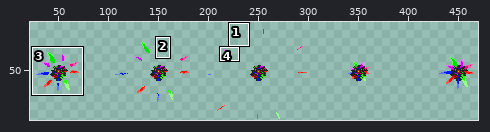
Two versions of one pixel-art file, Assets/Importato/Funny/rock_cristall_attack.aseprite. The picture above shows the old version from afar; the outline marks the close-up.
Close-up. Old version:
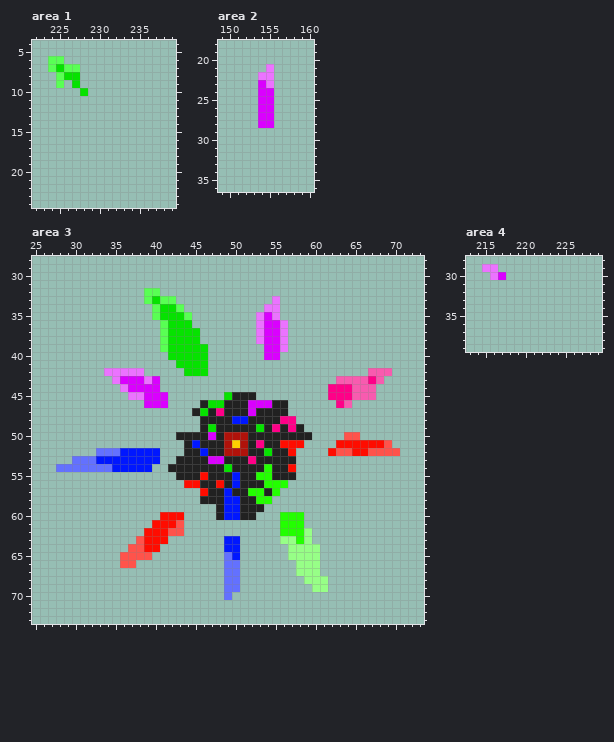
500x100 pixels, 1 frame. Shown: area 1: x 222..239, y 4..24; area 2: x 149..160, y 18..36; area 3: x 25..73, y 28..73; area 4: x 213..229, y 28..39. The wide view leaves out empty margins. The commit also changed other parts of the picture, which this record leaves out.
Once edited:
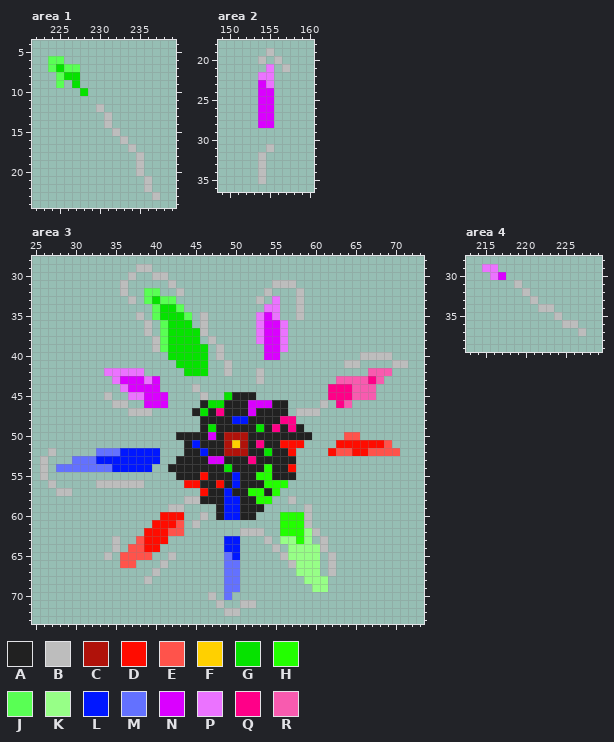
Palette (. is transparent): A #212121  B #bdbdbd  C #b0120a  D #ff0c00  E #ff534b  F #ffd000  G #06e200  H #23ff00  J #59ff54  K #97ff87  L #0017ff  M #6371ff  N #da00ff  P #eb73ff  Q #ff0088  R #f85baf
The exact change:
Area 1:
The edit adds colour B in row 12 at x 230; in rows 13 to 14 at x 231; in row 15 at x 232; in row 16 at x 233; in row 17 at x 234; in rows 18 to 20 at x 235.
The edit adds colour B in rows 21 to 22 at x 236; in row 23 at x 237.
Area 2:
The edit adds colour B in row 19 at x 155; in row 20 at x 154 and 156; in row 21 at x 157; in row 31 at x 155; in rows 32 to 35 at x 154.
Area 3:
The edit adds colour B in row 29 at x 38 to 39; in row 30 at x 37 and 40 to 41; in row 31 at x 36, 42 and 55 to 57; in row 32 at x 36, 43, 54 and 58; in row 33 at x 37, 53 and 58; in row 34 at x 58.
The edit adds colour B in row 35 at x 38, 46 and 58; in rows 36 to 37 at x 39 and 46; in row 38 at x 40 and 47; in row 39 at x 40 and 48; in row 40 at x 48 and 66 to 69; in row 41 at x 49, 64 to 65 and 70 to 71.
The edit adds colour B in row 42 at x 49 and 53; in row 43 at x 53; in row 44 at x 45; in row 45 at x 34 and 46; in row 46 at x 35 to 36 and 61; in row 47 at x 37 to 39 and 58 to 60.
The edit adds colour B in row 52 at x 27; in rows 53 to 55 at x 26; in row 56 at x 27 and 33 to 38; in row 57 at x 28 to 29; in row 58 at x 44 to 45 and 57; in row 59 at x 42 to 43 and 59.
The edit adds colour B in row 60 at x 46 and 59; in row 61 at x 45 and 59; in row 62 at x 51 to 53 and 60; in row 63 at x 35, 54 and 61; in row 64 at x 35, 55 and 61; in row 65 at x 34, 42, 56 and 62.
The edit adds colour B in row 66 at x 41, 57 and 62; in row 67 at x 40 and 62; in row 68 at x 39; in row 70 at x 47; in row 71 at x 48 and 51 to 52; in row 72 at x 49 to 50.
Area 4:
The edit adds colour B in row 31 at x 219; in row 32 at x 220; in row 33 at x 221; in row 34 at x 222 to 223; in row 35 at x 224; in row 36 at x 225 to 226.
The edit adds colour B in row 37 at x 227.
